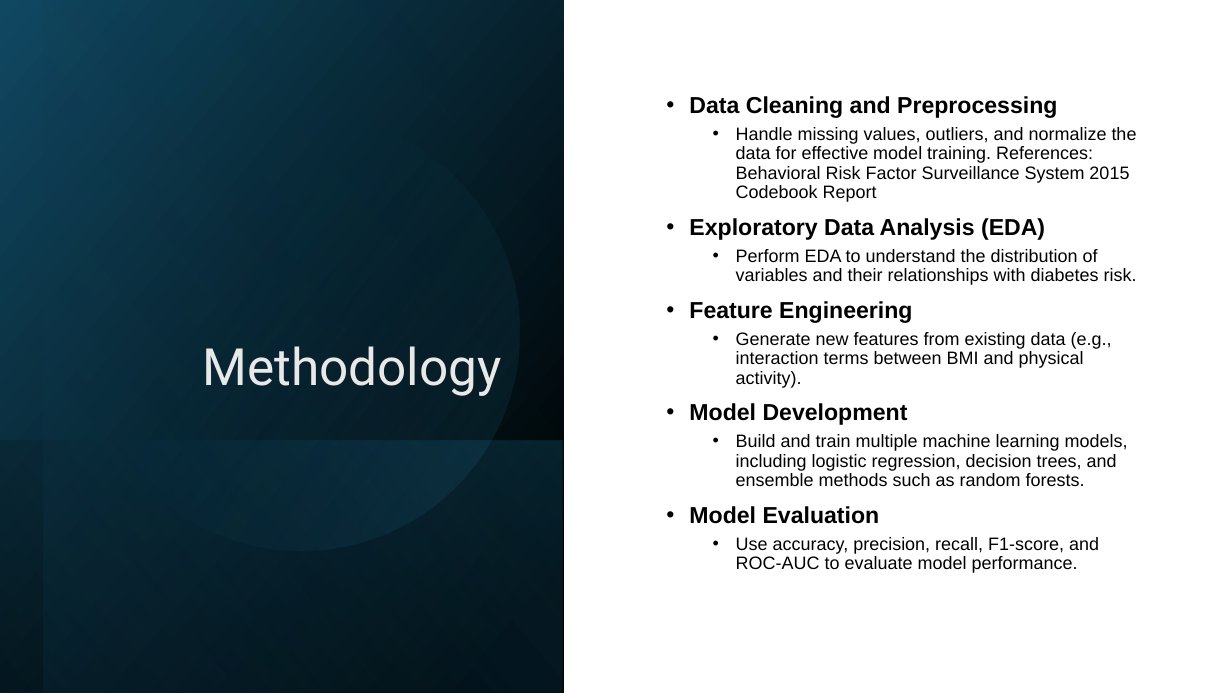
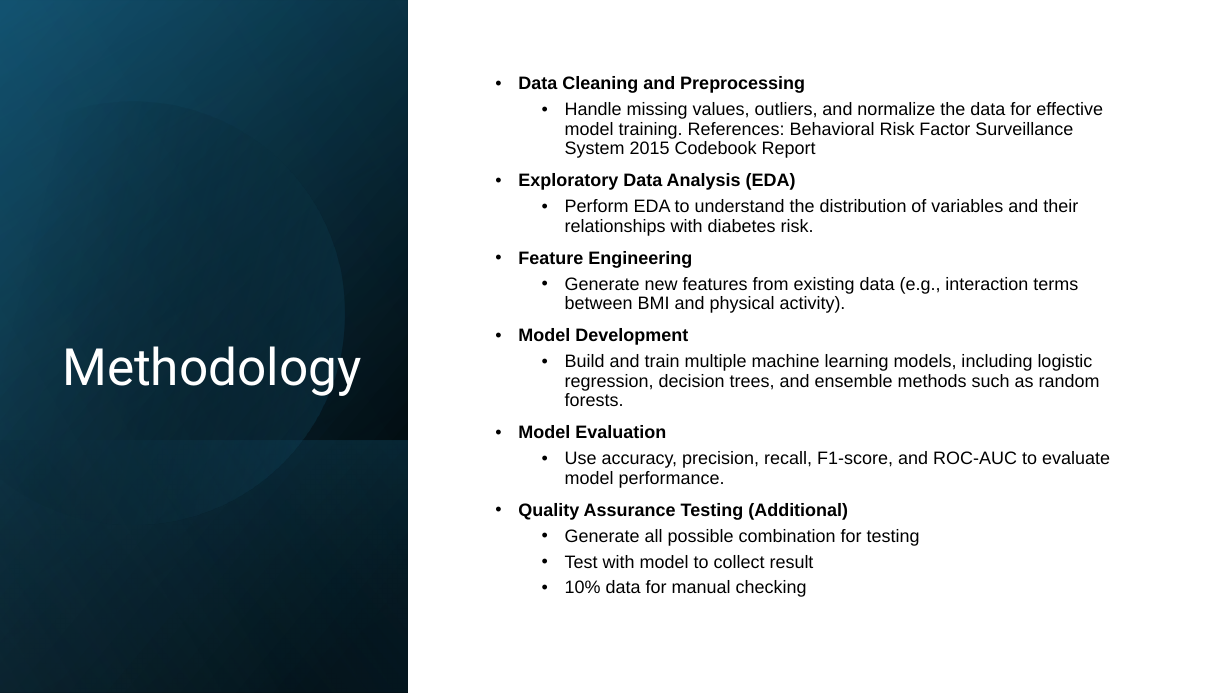
Before and after one commit to soonnyla/Capstone-Diabetes, a slide deck: slide 12 of Diabetes Analysis and Prediction.pptx (slide 4 before the commit). Drawn at 1232x693 pixels with LibreOffice and Linux fonts; fonts in the diff are those of the drawing. Boxes give left, top, right and bottom in pixels: in the first picture for what was removed or moved away, otherwise in the second. Text is boxed around its words. In the diff, an @@ line names an element or a change of style, - is before the commit and + after.

```diff
--- a/Diabetes Analysis and Prediction.pptx
+++ b/Diabetes Analysis and Prediction.pptx
@@ rectangle at (x1=0, y1=0, x2=1232, y2=693): fill gradient #000000 to #104862 to #FFFFFF; mirrored; rotation 90 to 0 degrees @@
@@ rectangle resized from (x1=44, y1=0, x2=564, y2=693) to (x1=0, y1=0, x2=409, y2=692) @@
@@ rectangle at (x1=0, y1=0, x2=409, y2=692): fill gradient #000000 to #156082 to gradient #000000 to #46B1E1 @@
@@ rectangle added at (x1=0, y1=0, x2=409, y2=693), fill gradient #000000 to #104862 @@
@@ rectangle added at (x1=0, y1=1, x2=409, y2=693), fill gradient #000000 to #156082 @@
@@ freeform shape added at (x1=0, y1=52, x2=395, y2=567), fill gradient #000000 to #156082 @@
@@ title "Methodology" moved from (x1=203, y1=346, x2=502, y2=396) to (x1=62, y1=346, x2=361, y2=396) @@
@@ title "Methodology" at (x1=62, y1=346, x2=361, y2=396): text colour #E8E8E8 to #FFFFFF @@
@@ ellipse removed at (x1=44, y1=74, x2=559, y2=589) @@
@@ text "Data Cleaning and Preprocessing" moved from (x1=689, y1=96, x2=1137, y2=573) to (x1=518, y1=76, x2=1110, y2=597) @@
@@ text at (x1=518, y1=76, x2=805, y2=438): size 18 to 14 pt in "Data Cleaning and Preprocessing", "Exploratory Data Analysis (EDA)", "Feature Engineering", "Model Development" and 1 more places @@
@@ rectangle resized from (x1=0, y1=440, x2=563, y2=693) to (x1=0, y1=440, x2=409, y2=693) @@
@@ text at (x1=518, y1=503, x2=920, y2=597): paragraphs added @@
+• Quality Assurance Testing (Additional)
+  • Generate all possible combination for testing
+  • Test with model to collect result
+  • 10% data for manual checking
```
Also in this commit, not shown: 10 other slides changed, 3 slides added, 1 other file.
